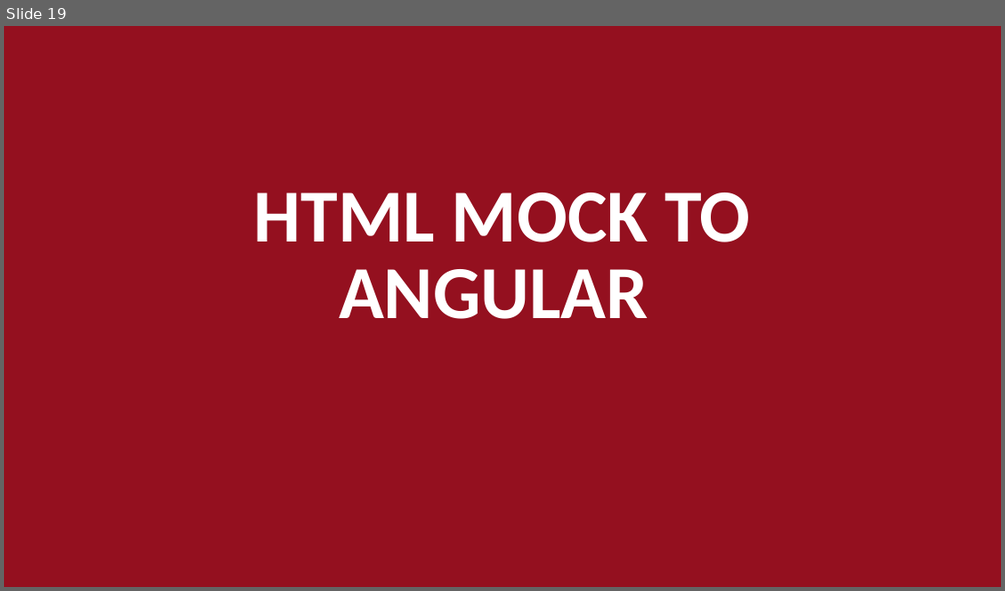
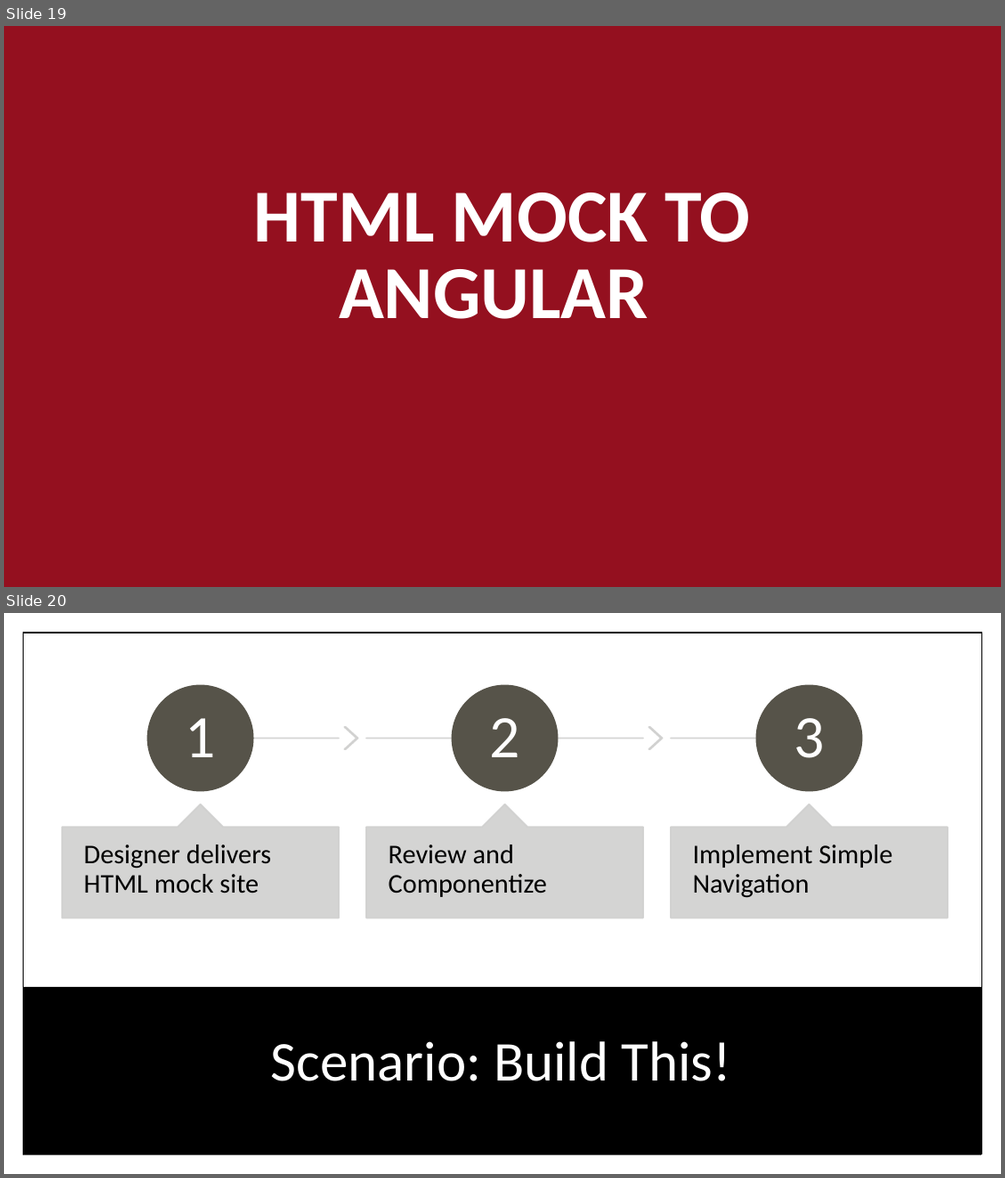
Before and after one commit to CRANK211/vs17-ng2-dnc, a slide deck: Using VS 2017 to build Angular 2.x web apps V2.pptx. Shown one above the other, each under a label of ours: slide 19 before the commit, slides 19 and 20 after it. The pictures are 1005x591 and 1005x1178 pixels, drawn with LibreOffice and Linux fonts; fonts in the diff are those of the drawing. Boxes give left, top, right and bottom in pixels: in the first picture for what was removed or moved away, otherwise in the second. Text is boxed around its words. In the diff, an @@ line names an element or a change of style, - is before the commit and + after.

```diff
--- a/Using VS 2017 to build Angular 2.x web apps V2.pptx
+++ b/Using VS 2017 to build Angular 2.x web apps V2.pptx
@@ slide 20 added at <box>4,613,1001,1174</box>, background #FFFFFF @@
@@ rectangle added at <box>24,633,982,1153</box>, fill #FFFFFF, outline #000000 1 pt @@
@@ group added at <box>63,686,947,918</box>: 6 texts, 3 rectangles, 3 ellipses, 3 up arrow callouts, 2 chevrons @@
+1
+Designer delivers HTML mock site
+2
+Review and Componentize
+3
+Implement Simple Navigation
@@ rectangle added at <box>23,987,981,1154</box>, fill #000000 @@
@@ title added at <box>271,1041,731,1081</box>, 54 pt, text #FFFFFF @@
+Scenario: Build This!
```
Also in this commit, not shown: 34 slides changed, 2 other slides added, 3 slides removed, 20 other files.
